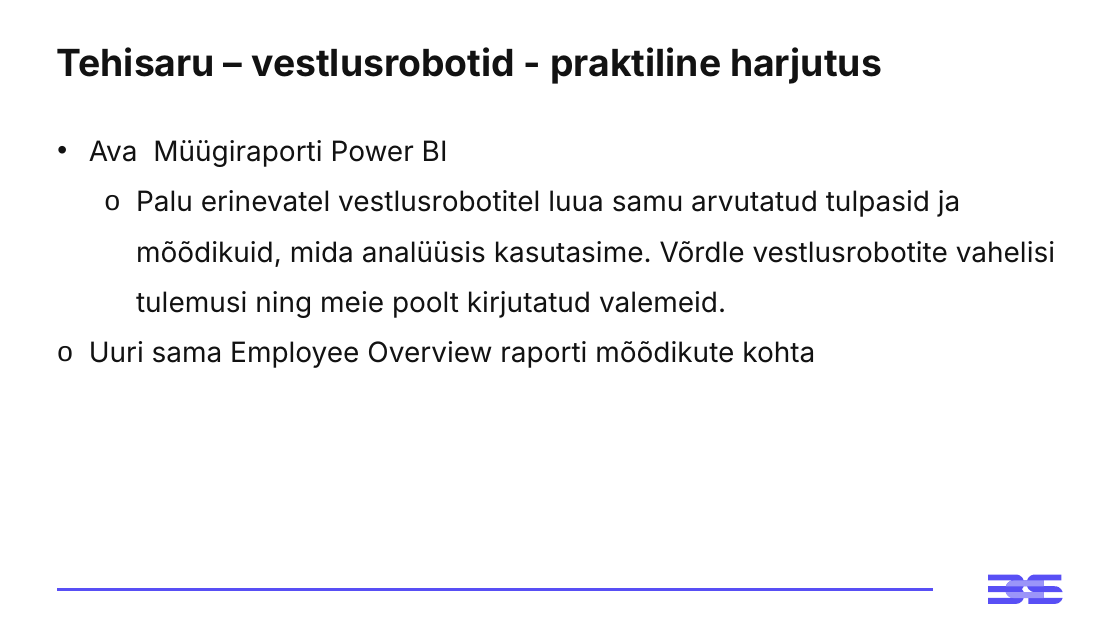
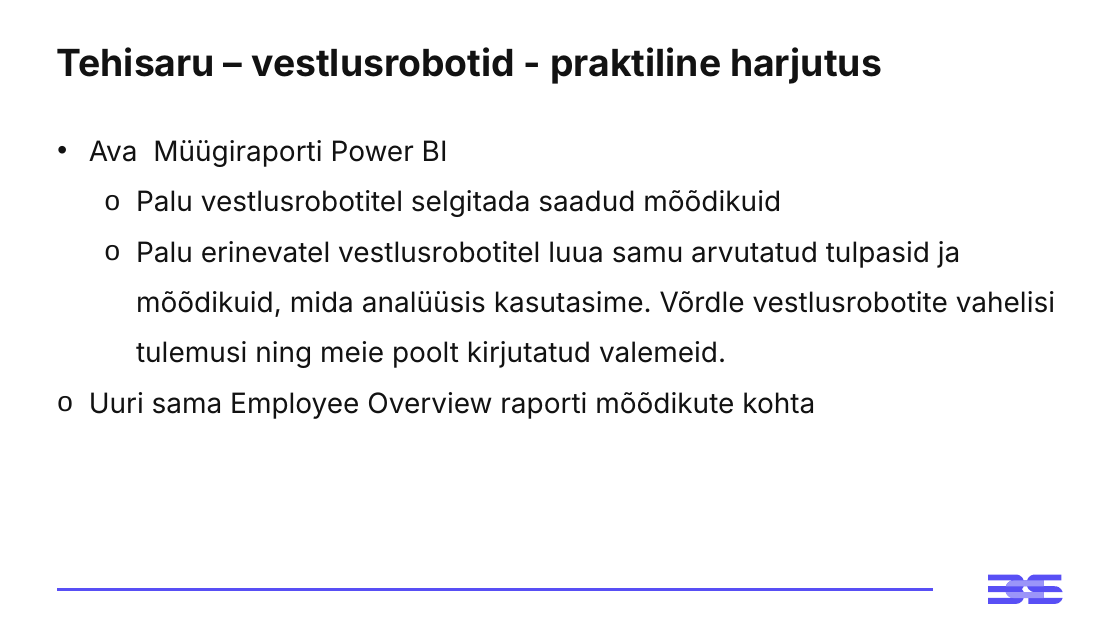
Before and after one commit to virverani/andmetarkus_2026_kevad, a slide deck: slide 15 of Day15/15-paev-andmetarkus-esitlus.pptx. Drawn at 1120x630 pixels with LibreOffice and Linux fonts; fonts in the diff are those of the drawing. Boxes give left, top, right and bottom in pixels: in the first picture for what was removed or moved away, otherwise in the second. Text is boxed around its words. In the diff, an @@ line names an element or a change of style, - is before the commit and + after.

```diff
--- a/Day15/15-paev-andmetarkus-esitlus.pptx
+++ b/Day15/15-paev-andmetarkus-esitlus.pptx
@@ text at <box>136,190,781,217</box>: paragraph added @@
+  o Palu vestlusrobotitel selgitada saadud mõõdikuid
```
Also in this commit, not shown: 3 other slides changed, 2 other files.
